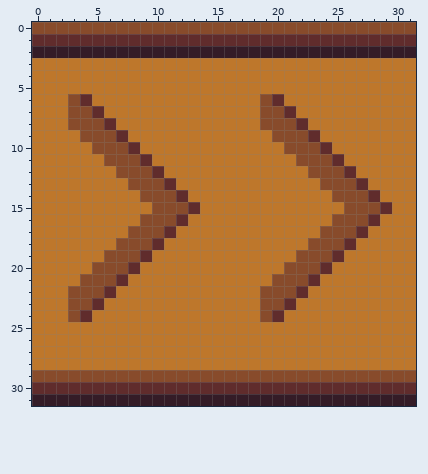
One commit to this pixel-art file: Assets/Sprites/Conveyor.aseprite. This is how it looked before the edit.
32x32 pixels, 1 frame.
Once edited:
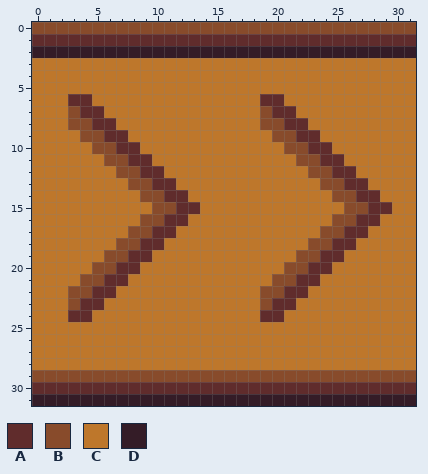
Palette (. is transparent): A #602c2c  B #884b2b  C #be772b  D #341c27
What changed:
@@ x 0..31 @@
  5 CCCCCCCCCCCCCCCCCCCCCCCCCCCCCCCC
- 6 CCCBACCCCCCCCCCCCCCBACCCCCCCCCCC
- 7 CCCBBACCCCCCCCCCCCCBBACCCCCCCCCC
- 8 CCCBBBACCCCCCCCCCCCBBBACCCCCCCCC
- 9 CCCCBBBACCCCCCCCCCCCBBBACCCCCCCC
-10 CCCCCBBBACCCCCCCCCCCCBBBACCCCCCC
-11 CCCCCCBBBACCCCCCCCCCCCBBBACCCCCC
-12 CCCCCCCBBBACCCCCCCCCCCCBBBACCCCC
-13 CCCCCCCCBBBACCCCCCCCCCCCBBBACCCC
-14 CCCCCCCCCBBBACCCCCCCCCCCCBBBACCC
-15 CCCCCCCCCCBBBACCCCCCCCCCCCBBBACC
-16 CCCCCCCCCBBBACCCCCCCCCCCCBBBACCC
-17 CCCCCCCCBBBACCCCCCCCCCCCBBBACCCC
-18 CCCCCCCBBBACCCCCCCCCCCCBBBACCCCC
-19 CCCCCCBBBACCCCCCCCCCCCBBBACCCCCC
-20 CCCCCBBBACCCCCCCCCCCCBBBACCCCCCC
-21 CCCCBBBACCCCCCCCCCCCBBBACCCCCCCC
-22 CCCBBBACCCCCCCCCCCCBBBACCCCCCCCC
-23 CCCBBACCCCCCCCCCCCCBBACCCCCCCCCC
-24 CCCBACCCCCCCCCCCCCCBACCCCCCCCCCC
+ 6 CCCAACCCCCCCCCCCCCCAACCCCCCCCCCC
+ 7 CCCBAACCCCCCCCCCCCCBAACCCCCCCCCC
+ 8 CCCBBAACCCCCCCCCCCCBBAACCCCCCCCC
+ 9 CCCCBBAACCCCCCCCCCCCBBAACCCCCCCC
+10 CCCCCBBAACCCCCCCCCCCCBBAACCCCCCC
+11 CCCCCCBBAACCCCCCCCCCCCBBAACCCCCC
+12 CCCCCCCBBAACCCCCCCCCCCCBBAACCCCC
+13 CCCCCCCCBBAACCCCCCCCCCCCBBAACCCC
+14 CCCCCCCCCBBAACCCCCCCCCCCCBBAACCC
+15 CCCCCCCCCCBBAACCCCCCCCCCCCBBAACC
+16 CCCCCCCCCBBAACCCCCCCCCCCCBBAACCC
+17 CCCCCCCCBBAACCCCCCCCCCCCBBAACCCC
+18 CCCCCCCBBAACCCCCCCCCCCCBBAACCCCC
+19 CCCCCCBBAACCCCCCCCCCCCBBAACCCCCC
+20 CCCCCBBAACCCCCCCCCCCCBBAACCCCCCC
+21 CCCCBBAACCCCCCCCCCCCBBAACCCCCCCC
+22 CCCBBAACCCCCCCCCCCCBBAACCCCCCCCC
+23 CCCBAACCCCCCCCCCCCCBAACCCCCCCCCC
+24 CCCAACCCCCCCCCCCCCCAACCCCCCCCCCC
 25 CCCCCCCCCCCCCCCCCCCCCCCCCCCCCCCC
